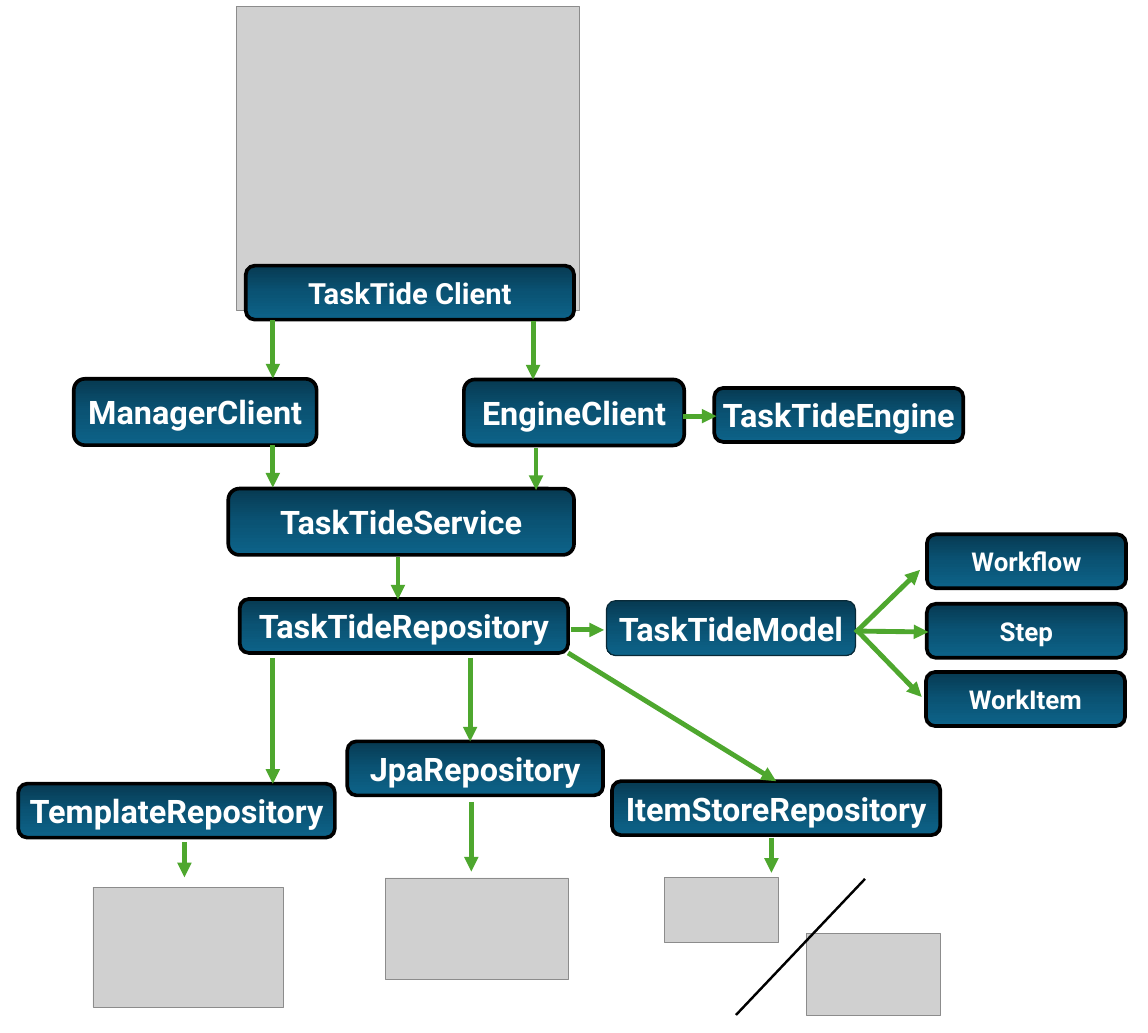
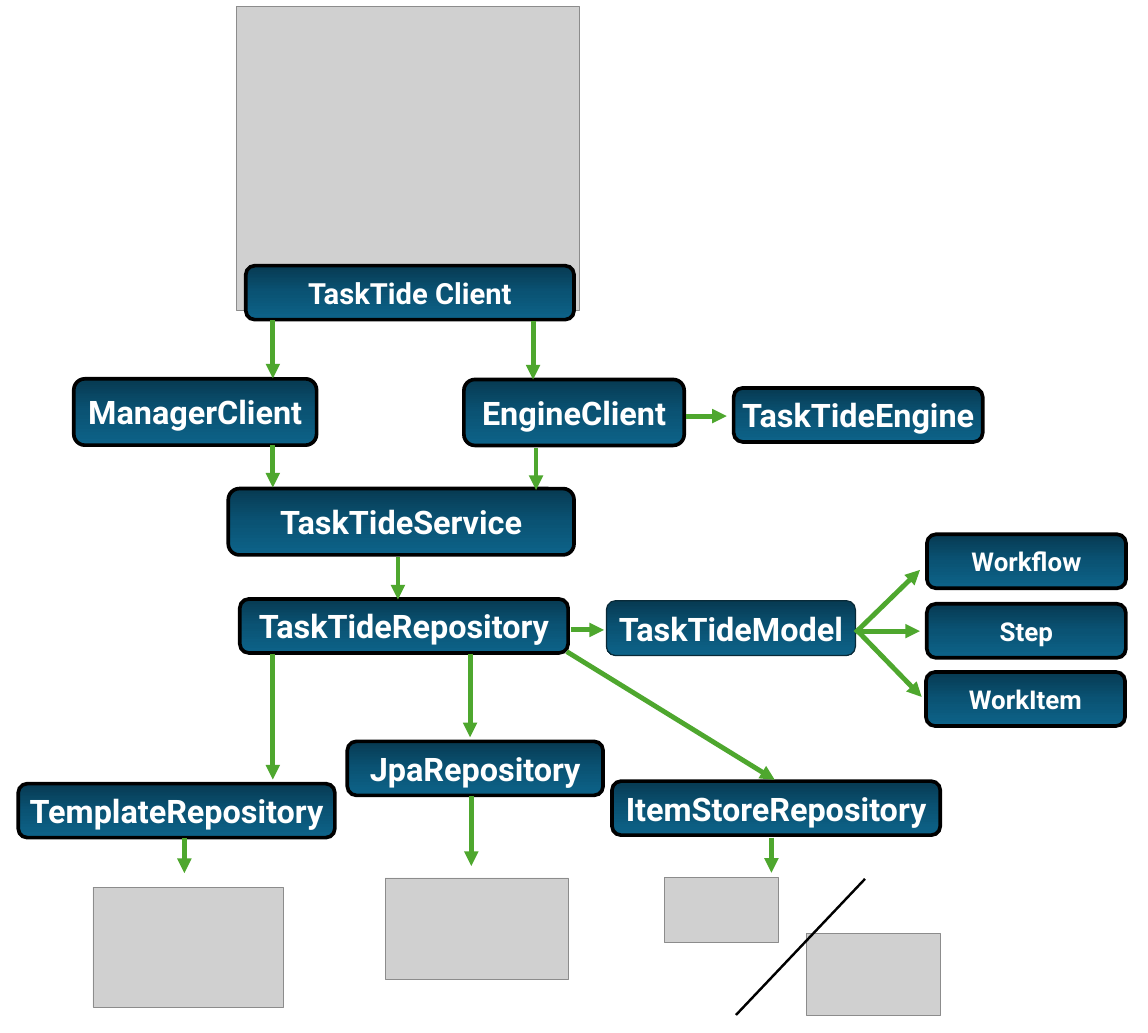
Before and after one commit to BrenKenna/TaskTide, a slide deck: slide 7 of tasktide/docs/Diagrams/Diagrams.pptx (slide 6 before the commit). Drawn at 1148x1033 pixels with LibreOffice and Linux fonts; fonts in the diff are those of the drawing; grey boxes stand for pictures. Boxes give left, top, right and bottom in pixels: in the first picture for what was removed or moved away, otherwise in the second. Text is boxed around its words. In the diff, an @@ line names an element or a change of style, - is before the commit and + after.

```diff
--- a/tasktide/docs/Diagrams/Diagrams.pptx
+++ b/tasktide/docs/Diagrams/Diagrams.pptx
@@ rounded rectangle "TaskTideEngine" moved from (x1=714, y1=388, x2=963, y2=442) to (x1=733, y1=388, x2=982, y2=442) @@
@@ arrow moved from (683, 416) - (716, 416) to (686, 416) - (726, 416) @@
@@ arrow moved from (861, 631) - (928, 632) to (861, 631) - (920, 631) @@
@@ 4 arrows moved together from (x1=184, y1=658, x2=471, y2=877) to (x1=184, y1=654, x2=471, y2=873) @@
```
Also in this commit, not shown: 4 other slides changed, 1 slide added, 1 other file.
